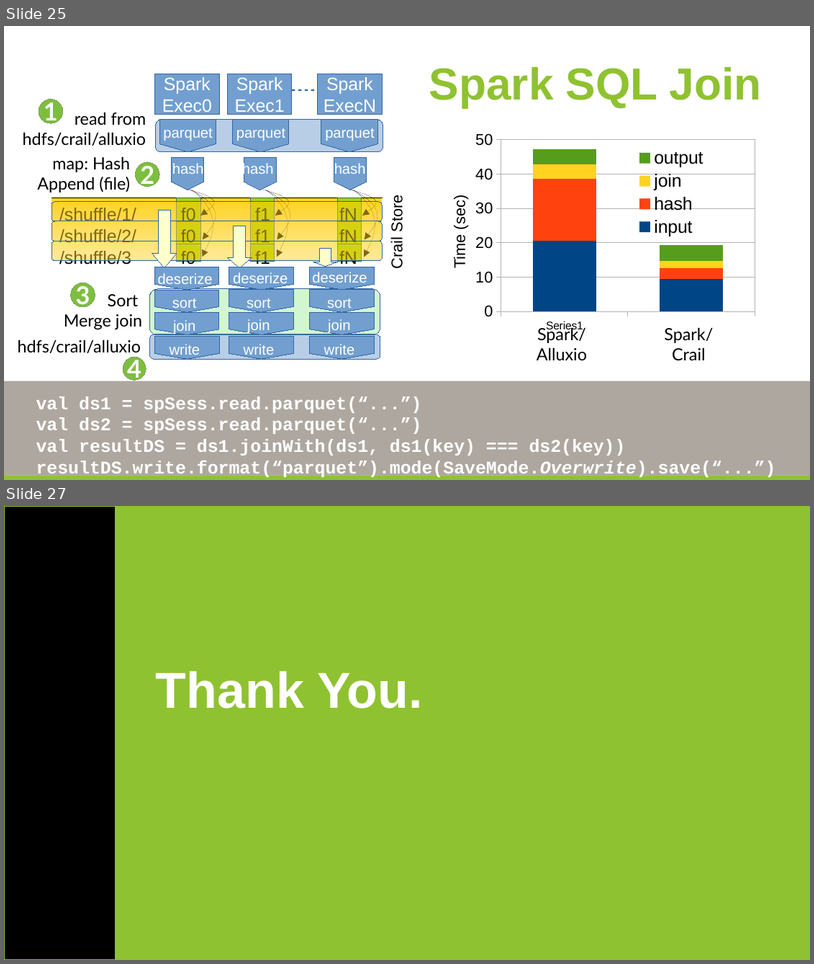
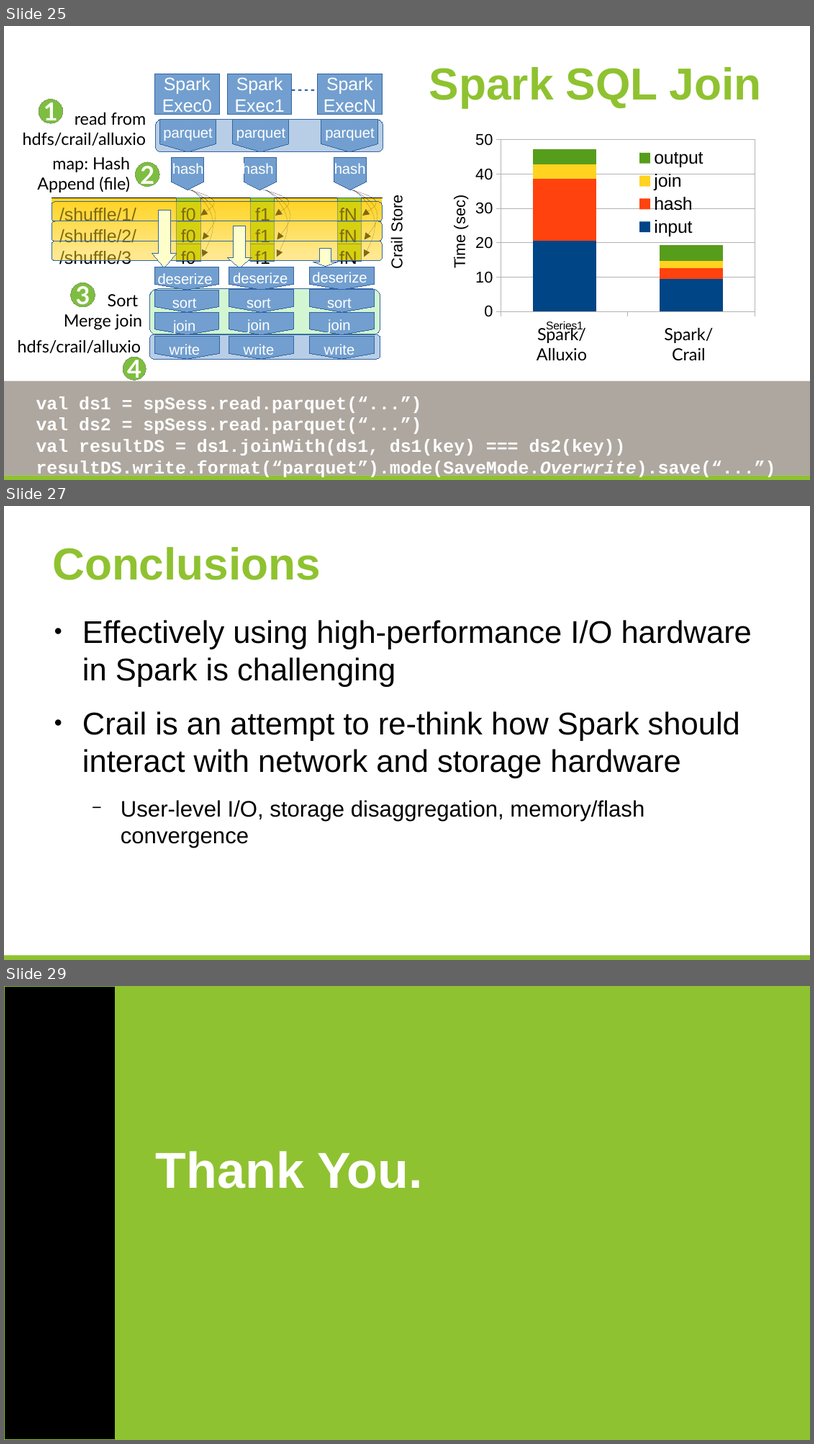
Before and after one commit to huangyibo/spark-summit-17, a slide deck: crail-spark-summit.odp. Shown one above the other, each under a label of ours: slides 25 and 27 before the commit, slides 25, 27 and 29 after it; the slides between them are not shown. The pictures are 814x964 and 814x1444 pixels, drawn with LibreOffice and Linux fonts; fonts in the diff are those of the drawing; background and template pictures are left out. Boxes give left, top, right and bottom in pixels: in the first picture for what was removed or moved away, otherwise in the second. Text is boxed around its words. In the diff, an @@ line names an element or a change of style, - is before the commit and + after.

```diff
--- a/crail-spark-summit.odp
+++ b/crail-spark-summit.odp
@@ slide 27 added at (x1=4, y1=506, x2=810, y2=960), background #FFFFFF; not listed: 1 template element that a slide beside it also shows @@
@@ title added at (x1=52, y1=547, x2=321, y2=580), 40 pt, text #8FC230, bold @@
+Conclusions
@@ text added at (x1=82, y1=620, x2=752, y2=848), 28 pt, text #000000 @@
+● Effectively using high-performance I/O hardware in Spark is challenging
+● Crail is an attempt to re-think how Spark should interact with network and storage hardware
+  − User-level I/O, storage disaggregation, memory/flash convergence
@@ what was slide 27 is now slide 29 @@
```
Also in this commit, not shown: 5 slides changed, 1 other slide added, 1 other file.
